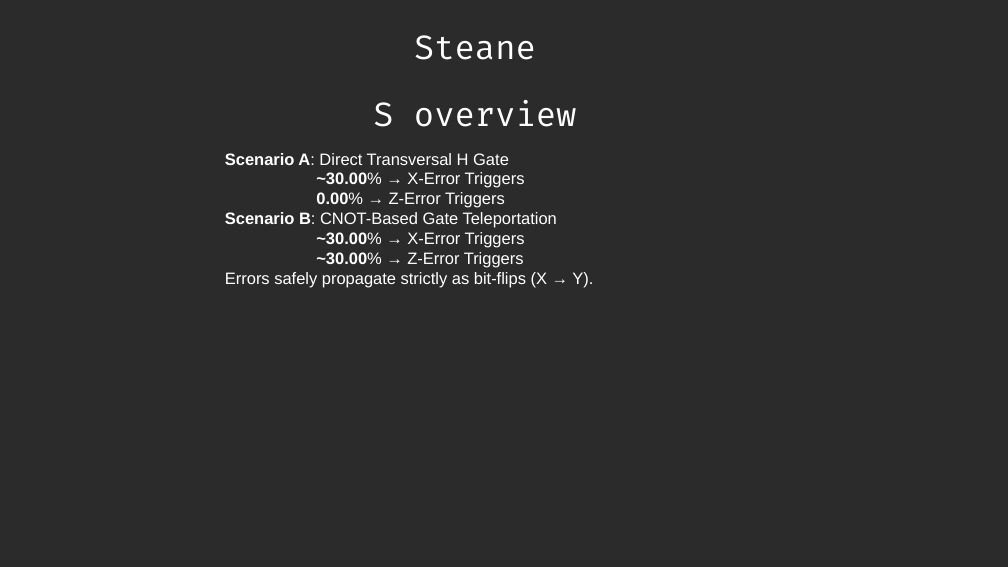
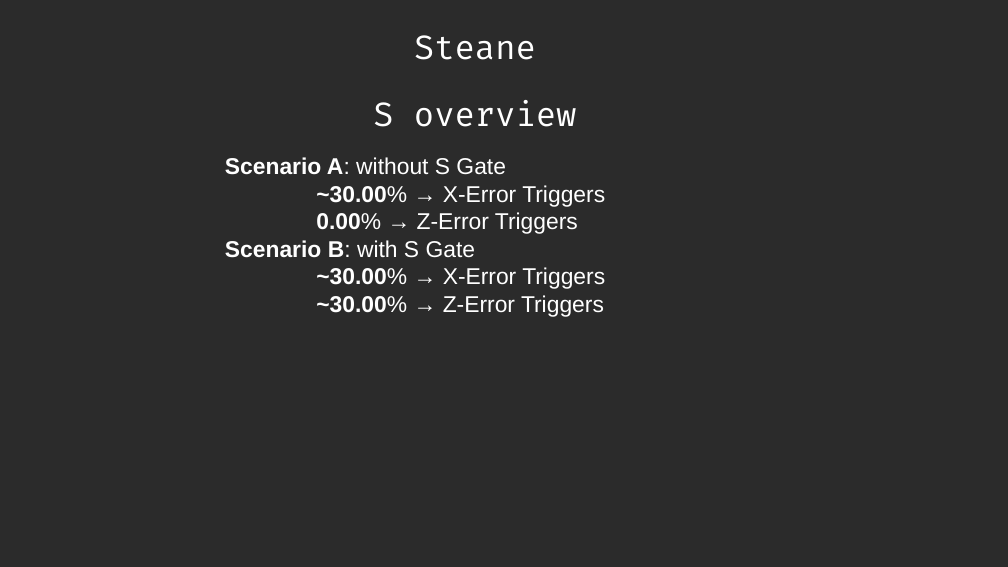
Before and after one commit to DanieleSalvi2810/QPFL_Hackathon_2026_Alice_and_Bob_Quantum_Icing, a slide deck: slide 35 of team-quantum_icing/presentation.odp (slide 34 before the commit). Drawn at 1008x567 pixels with LibreOffice and Linux fonts; fonts in the diff are those of the drawing; background and template pictures are left out; a plain dark background stands for a picture behind light text. Boxes give left, top, right and bottom in pixels: in the first picture for what was removed or moved away, otherwise in the second. Text is boxed around its words. In the diff, an @@ line names an element or a change of style, - is before the commit and + after.

```diff
--- a/team-quantum_icing/presentation.odp
+++ b/team-quantum_icing/presentation.odp
@@ text at bbox=[225, 157, 506, 175]: text changed; size 13 to 18 pt @@
-Scenario A: Direct Transversal H Gate
+Scenario A: without S Gate
@@ text at bbox=[316, 185, 605, 317]: size 13 to 18 pt in "~30.00% → X-Error Triggers", "0.00% → Z-Error Triggers", "~30.00% → X-Error Triggers", "~30.00% → Z-Error Triggers" @@
@@ text at bbox=[225, 240, 476, 258]: text changed; size 13 to 18 pt @@
-Scenario B: CNOT-Based Gate Teleportation
+Scenario B: with S Gate
@@ text at bbox=[225, 272, 593, 287]: paragraph removed @@
-Errors safely propagate strictly as bit-flips (X → Y).
```
Also in this commit, not shown: 7 other slides changed, 2 slides added, 1 slide removed, 1 other file.
